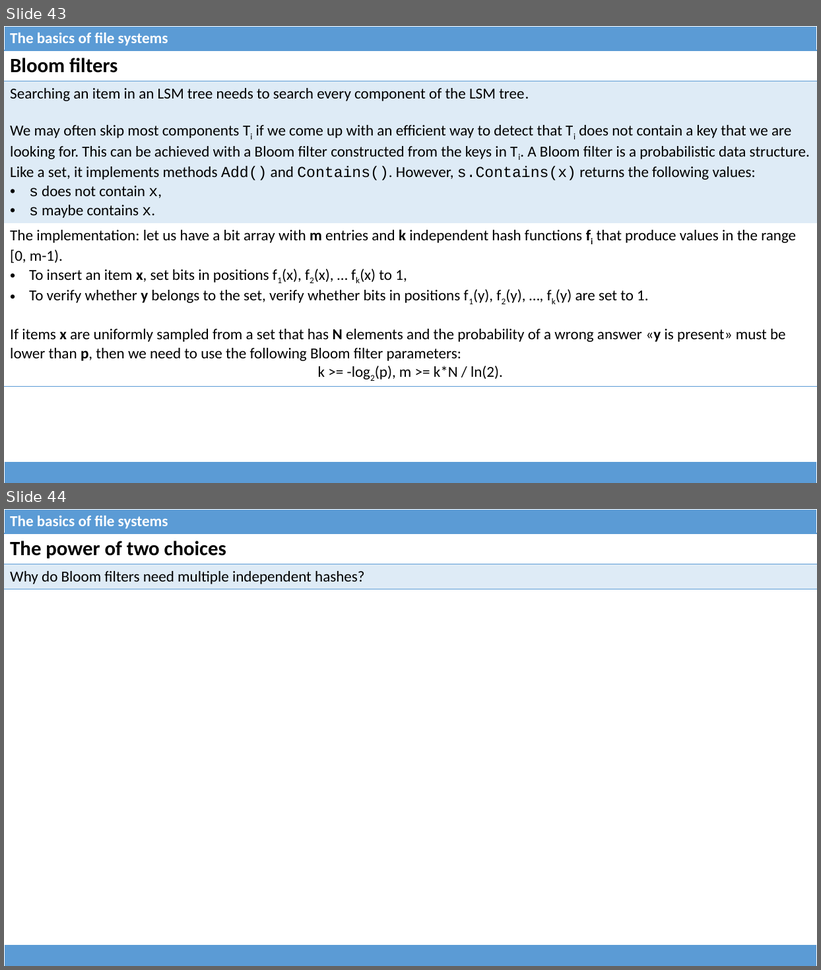
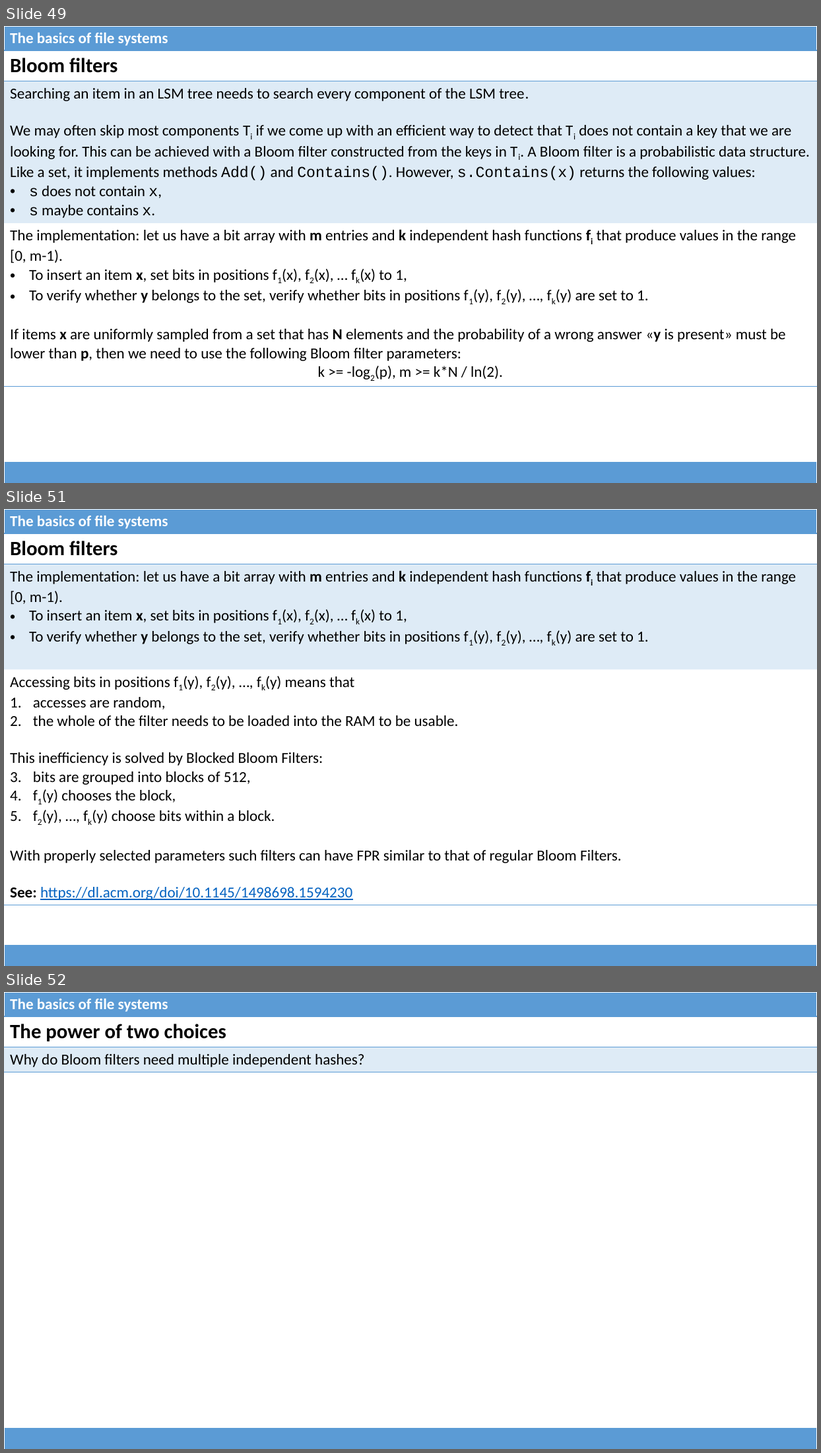
Before and after one commit to dominiquelefevre/filesystems-101-jb, a slide deck: talks/src/class05.pptx. Shown one above the other, each under a label of ours: slides 43 and 44 before the commit, slides 49, 51 and 52 after it; the slides between them are not shown. The pictures are 821x970 and 821x1453 pixels, drawn with LibreOffice and Linux fonts; fonts in the diff are those of the drawing. Boxes give left, top, right and bottom in pixels: in the first picture for what was removed or moved away, otherwise in the second. Text is boxed around its words. In the diff, an @@ line names an element or a change of style, - is before the commit and + after.

Commit message:
class05: ext4's extent trees and Blocked Bloom Filters.

```diff
--- a/talks/src/class05.pptx
+++ b/talks/src/class05.pptx
@@ slide 51 added at [4, 509, 817, 966], background #FFFFFF @@
@@ table added at [4, 509, 817, 533], 1 rows, 1 columns @@
+The basics of file systems
@@ table added at [4, 533, 817, 903], 3 rows, 1 columns @@
+Bloom filters
+The implementation: let us have a bit array with m entries and k independent hash functions fi that produce values in the range [0, m-1). / To insert an item x, set bits in positions f1(x), f2(x), … fk(x) to 1, / To verify whether y belongs to the set, verify whether bits in positions f1(y), f2(y), …, fk(y) are set to 1.
+Accessing bits in positions f1(y), f2(y), …, fk(y) means that / accesses are random, / the whole of the filter needs to be loaded into the RAM to be usable. / This inefficiency is solved by Blocked Bloom Filters: / bits are grouped into blocks of 512, / f1(y) chooses the block, / f2(y), …, fk(y) choose bits within a block. / With properly selected parameters such filters can have FPR similar to that of regular Bloom Filters. / See: https://dl.acm.org/doi/10.1145/1498698.1594230
@@ table added at [4, 945, 817, 966], 1 rows, 1 columns @@
+
@@ what was slide 43 is now slide 49 @@
@@ what was slide 44 is now slide 52 @@
```
Also in this commit, not shown: 14 slides changed, 7 other slides added, 1 other file.
